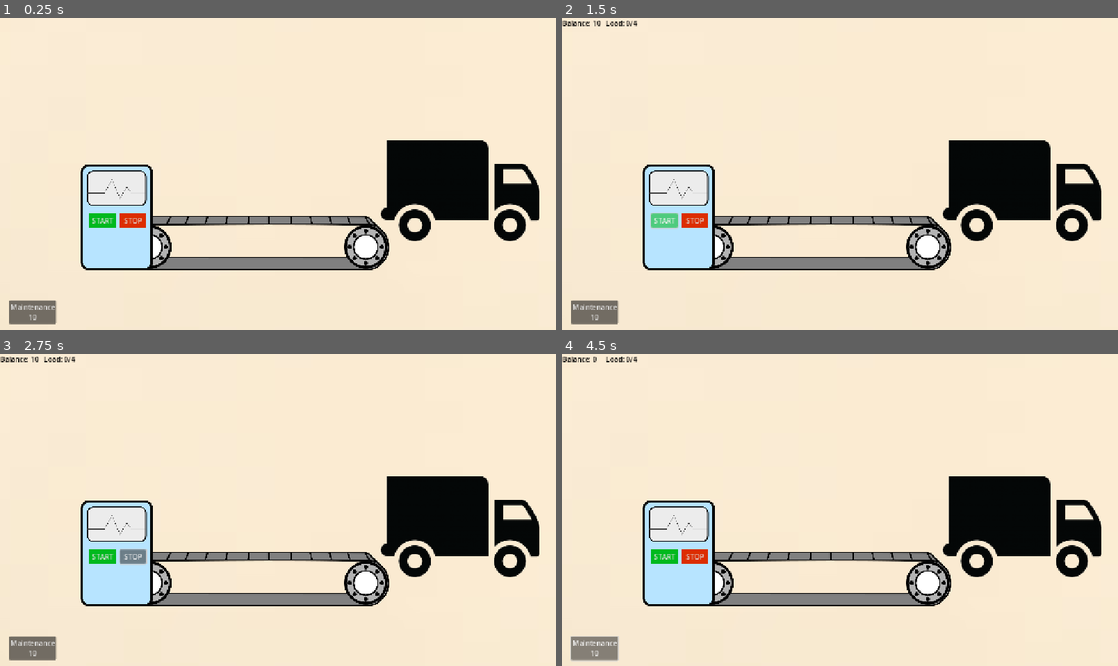
Above: before the commit, frames 1-4 (two rows, left to right).
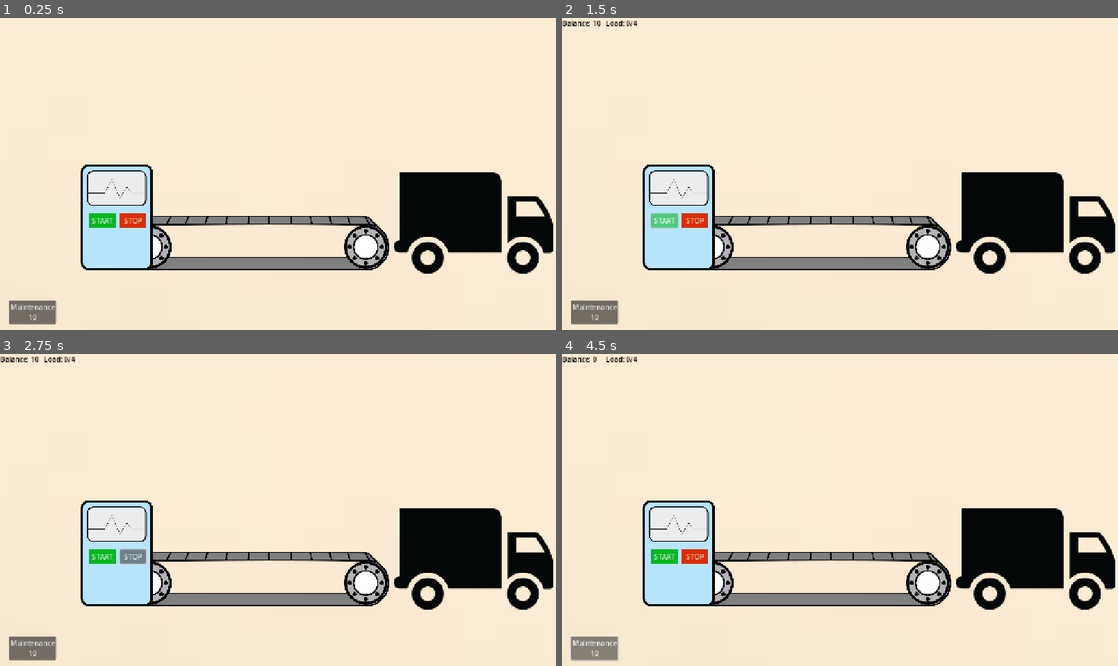
Above: after the commit, the same moments.

Repository: dkajo/supply-chain-game
Game: Godot game, scene res://Scenes/level.tscn
Same seed, same stepped clock (60 frames per second), same inputs: the game is played once before the commit and once after it.
Inputs:
- Up to frame 1 (0.25 s): no input
- Up to frame 2 (1.5 s): click "START" at 0.5 s; click "START" at 1.25 s
- Up to frame 3 (2.75 s): click "STOP" at 2 s
- Up to frame 4 (4.5 s): click "Maintenance 10" at 2.75 s; click "STOP" at 3.5 s; click "Maintenance 10" at 4.25 s

The runs differ from the first frame. In frame 1, 6.3% of the frame differs, in the area x 68-100%, y 39-82%; in frame 2, 6.3%; in frame 3, 6.3%; in frame 4, 6.3%.

Commit message:
Made truck leave when full and then come back on a timer to accept more products

Diff:
--- a/Scenes/truck.tscn
+++ b/Scenes/truck.tscn
@@ -14,4 +14,8 @@
 [node name="CollisionPolygon2D" type="CollisionPolygon2D" parent="."]
 polygon = PackedVector2Array(497, 328, 489, 507, 732, 508, 848, 509, 850, 436, 818, 383, 735, 382, 734, 326)
 
+[node name="TravelTimer" type="Timer" parent="."]
+one_shot = true
+
 [connection signal="area_entered" from="." to="." method="_on_area_entered"]
+[connection signal="timeout" from="TravelTimer" to="." method="_on_travel_timer_timeout"]
--- a/Scripts/level.gd
+++ b/Scripts/level.gd
@@ -20,7 +20,7 @@
 	ui.hide_game_over()
 	game_state = GameState.RUNNING
 	update_balance(STARTING_BALANCE)
-	update_truck_load_label($Truck._get_load(), $Truck._get_capacity())
+	update_truck_load_label($Truck.load, $Truck.capacity)
 	print("Game started")
 
 func game_over(): # Controls what happens upon game over
@@ -81,7 +81,7 @@
 func _on_truck_loaded_product(product): # Receive the product from the signal
 	update_score_label(product.value - product.production_cost)
 	update_balance(product.value - product.production_cost)
-	update_truck_load_label($Truck._get_load(), $Truck._get_capacity())
+	update_truck_load_label($Truck.load, $Truck.capacity)
 
 # --- Label Updates ---
 func update_balance(input_value):
--- a/Scripts/truck.gd
+++ b/Scripts/truck.gd
@@ -1,30 +1,36 @@
 extends Area2D
 
-var capacity: int = 4 : set = _set_capacity, get = _get_capacity
-var load: int : set = _set_load, get = _get_load
-var is_full: bool
+var _capacity: int = 4
+var _load: int = 0
+var is_full: bool = false
+@export var speed := 200
+@export var travel_time := 8.0
 
 enum State { AVAILABLE, AWAY }
 var state: State = State.AVAILABLE
 
 signal product_entered # Create a signal
 
-# Getters & Setters
-func _set_capacity(value: int) -> void:
-	capacity += value
+@onready var travel_timer: Timer = $TravelTimer
+var start_position = Vector2(420, 30)
 
-func _get_capacity() -> int:
-	return capacity
+# Setters/Getters
+var capacity: int:
+	get:
+		return _capacity
+	set(value):
+		_capacity = value
 
-func _set_load(value: int) -> void:
-	load = value
-	if load == capacity:
-		is_full = true
-		state = State.AWAY
-		print ("Truck is full!") # Debugging
-
-func _get_load() -> int:
-	return load
+var load: int:
+	get:
+		return _load
+	set(value):
+		_load = value
+		if _load >= _capacity:
+			is_full = true
+			state = State.AWAY
+			travel_timer.start(travel_time)
+			print("Truck is full!")
 
 # Detects if an area2d node enters the trucks collision area
 func _on_area_entered(area: Area2D) -> void:
@@ -35,3 +41,18 @@
 	else:
 		print ("Truck is full and cannot accept more products")
 		area.queue_free() # Removes product
+
+func _ready():
+	position = start_position
+	travel_timer.timeout.connect(_on_travel_timer_timeout)
+
+func _process(delta: float): # Only want the truck to move when capacity is full
+	if state == State.AWAY:
+		position += Vector2(1.0, 0) * speed * delta
+
+func _on_travel_timer_timeout() -> void:
+	position = start_position
+	load = 0
+	is_full = false
+	state = State.AVAILABLE
+	print ("Truck Returned")
